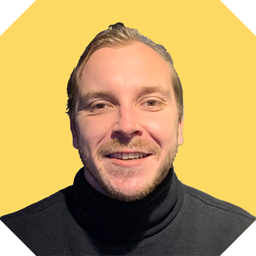
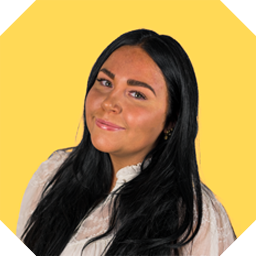
Layer changes from the first 256x256 image to the second:
added layer "Layer 17" above "Layer 16" over left=0, top=0, right=256, bottom=256
added layer "Rectangle 1" above "Layer 12" over left=0, top=0, right=256, bottom=256
hid "Layer 8" over left=0, top=0, right=256, bottom=256
showed "Layer 7" over left=0, top=0, right=256, bottom=256
